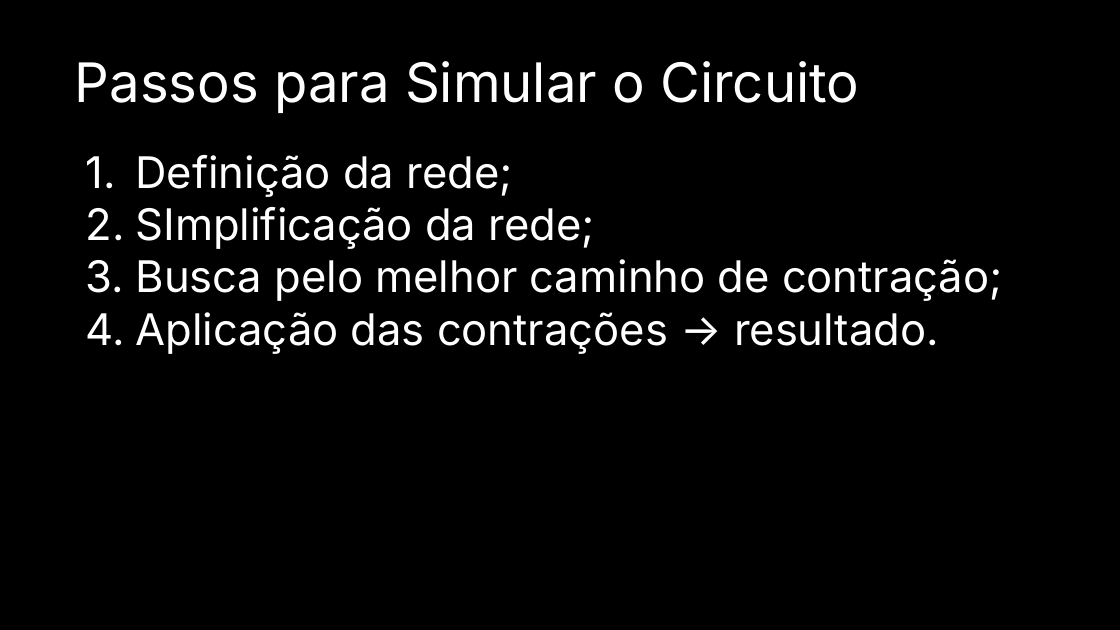
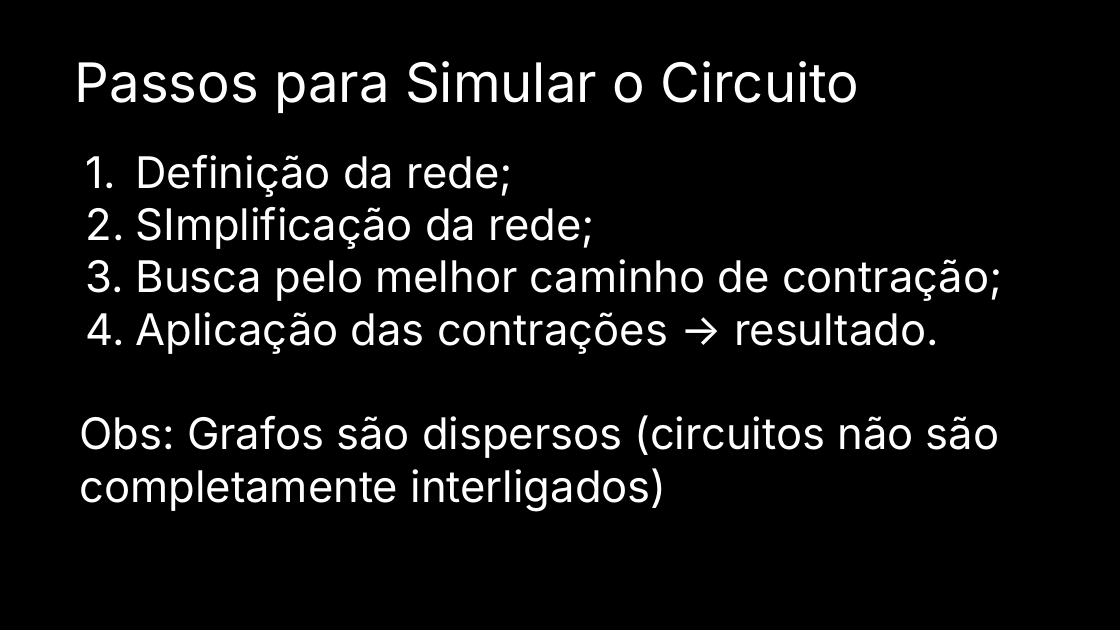
Before and after one commit to Dpbm/mestrado-aulas, a slide deck: slide 20 of algoritmos/projeto-seminario/Seminário.pptx. Drawn at 1120x630 pixels with LibreOffice and Linux fonts; fonts in the diff are those of the drawing. Boxes give left, top, right and bottom in pixels: in the first picture for what was removed or moved away, otherwise in the second. Text is boxed around its words. In the diff, an @@ line names an element or a change of style, - is before the commit and + after.

```diff
--- a/algoritmos/projeto-seminario/Seminário.pptx
+++ b/algoritmos/projeto-seminario/Seminário.pptx
@@ text at (x1=80, y1=415, x2=999, y2=512): paragraph added @@
+Obs: Grafos são dispersos (circuitos não são completamente interligados)
```
Also in this commit, not shown: 12 other slides changed, 2 other files.
